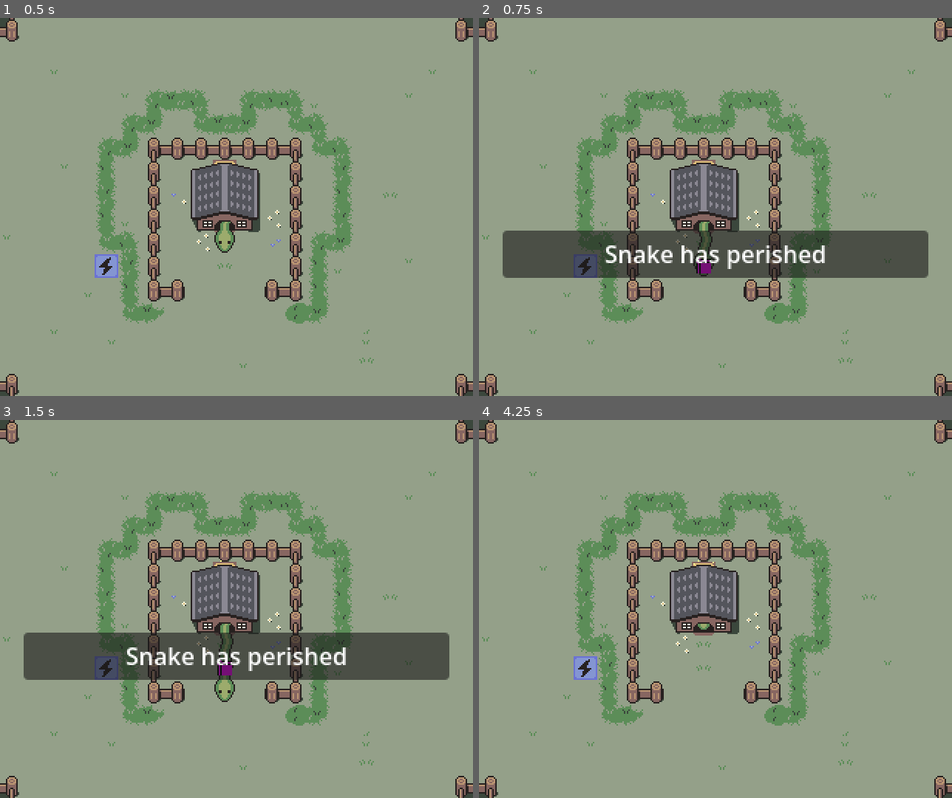
Above: before the commit, frames 1-4 (two rows, left to right).
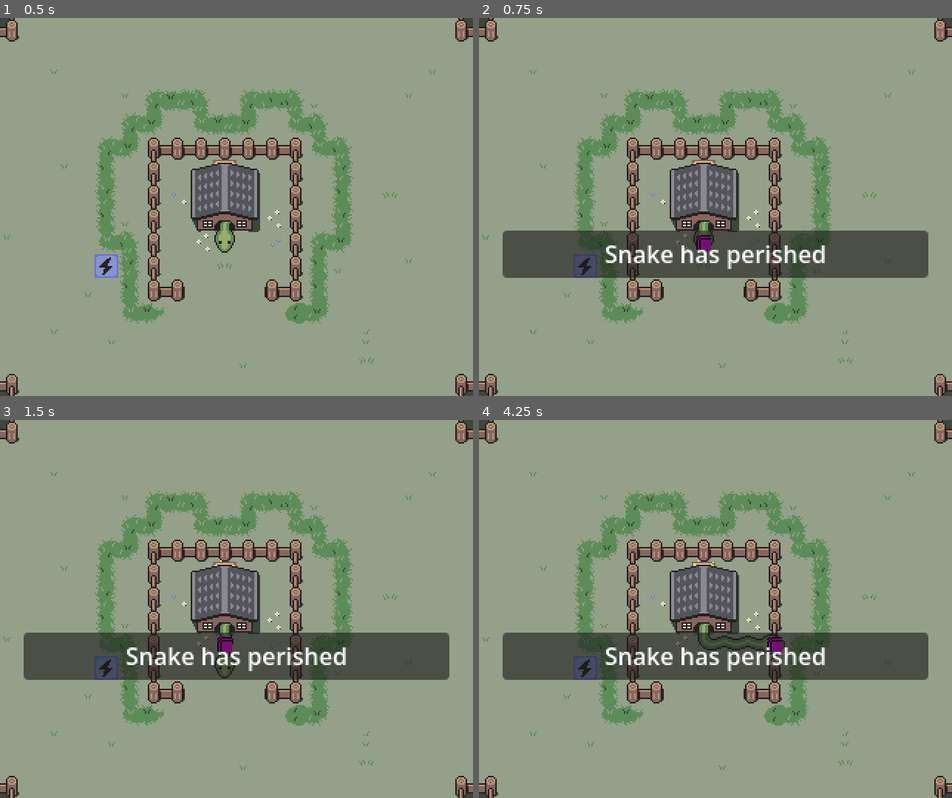
Above: after the commit, the same moments.

Repository: kalgynirae/ld59
Game: Godot game, scene res://scenes/game.tscn
Two runs of this game, one before a commit and one after it. Both use one fixed random seed, a clock stepped at 60 frames per second and the inputs below.
Inputs:
- Up to frame 1 (0.5 s): no input
- Up to frame 2 (0.75 s): hold L (move_right) from 0.53 s (still down); tap K (die) at 0.6 s
- Up to frame 3 (1.5 s): tap Enter at 1.25 s; release L (move_right) at 1.28 s; hold J (move_down) from 1.28 s (still down); tap E (extend) at 1.35 s
- Up to frame 4 (4.25 s): tap Space at 2 s; release J (move_down) at 2.03 s; hold L (move_right) 2.03-2.78 s; tap K (die) at 2.1, 3.6 s; tap Enter at 2.75 s; hold = (speed_up) 2.78-3.53 s; tap E (extend) at 2.85 s; hold H (move_left) from 3.53 s (still down)

Frame 1 is identical in both runs. In frame 2, 0.3% of the frame differs, in the area x 45-50%, y 56-69%; in frame 3, 0.5%; in frame 4, 11%, in the area x 5-95%, y 53-69%.

Commit message:
Require power

Diff:
--- a/scenes/game.gd
+++ b/scenes/game.gd
@@ -15,7 +15,7 @@
 
 var current_mode: Mode = Mode.Init
 var current_direction: String = ""
-var current_move_speed: int = 2
+var current_move_speed: int = 1
 var current_screen_coords: Vector2i = Vector2i(0, 0)
 var saved_food_state: Dictionary[Node, bool] = {}
 var saved_snake_state = null
--- a/scenes/snake.gd
+++ b/scenes/snake.gd
@@ -5,6 +5,7 @@
 @export_range(0, 10, 0.25) var hurt_time: float = 0.5
 
 var active_shape: Shape = Shape.None
+var current_power_level: SnakePart.PowerLevel = SnakePart.PowerLevel.NORMAL
 var gridlocs: Array[Vector2i] = []
 var parts: Array[SnakePart] = []
 
@@ -137,6 +138,7 @@
 		tailpart.set_direction("down")
 
 func set_power_level(level: SnakePart.PowerLevel):
+	current_power_level = level
 	for part in parts:
 		part.set_power_level(level)
 
@@ -172,28 +174,31 @@
 		add_part(startloc - GridLoc.offset(direction))
 
 func detect_shape(debug: bool = false) -> bool:
-	var segments = [["s", 1]];
-	for i in range(1, parts.size()):
-		match parts[i].turn():
-			Turn.None:
-				if segments[-1][0] == "s":
-					segments[-1][1] = segments[-1][1] + 1
-				else:
-					segments.append(["s", 1])
-			Turn.Right:
-				segments.append(["r", 1])
-			Turn.Left:
-				segments.append(["l", 1])
-
 	var detected_shape
-	if segments_match(segments, SQUARE, debug):
-		detected_shape = Shape.Square
-	elif segments_match(segments, CLOUD, debug):
-		detected_shape = Shape.Cloud
-	elif segments_match(segments, WAVE, debug):
-		detected_shape = Shape.Wave
+	if current_power_level == SnakePart.PowerLevel.NORMAL:
+		detected_shape = Shape.None
 	else:
-		detected_shape = Shape.None
+		var segments = [["s", 1]];
+		for i in range(1, parts.size()):
+			match parts[i].turn():
+				Turn.None:
+					if segments[-1][0] == "s":
+						segments[-1][1] = segments[-1][1] + 1
+					else:
+						segments.append(["s", 1])
+				Turn.Right:
+					segments.append(["r", 1])
+				Turn.Left:
+					segments.append(["l", 1])
+
+		if segments_match(segments, SQUARE, debug):
+			detected_shape = Shape.Square
+		elif segments_match(segments, CLOUD, debug):
+			detected_shape = Shape.Cloud
+		elif segments_match(segments, WAVE, debug):
+			detected_shape = Shape.Wave
+		else:
+			detected_shape = Shape.None
 
 	if detected_shape != active_shape:
 		active_shape = detected_shape
